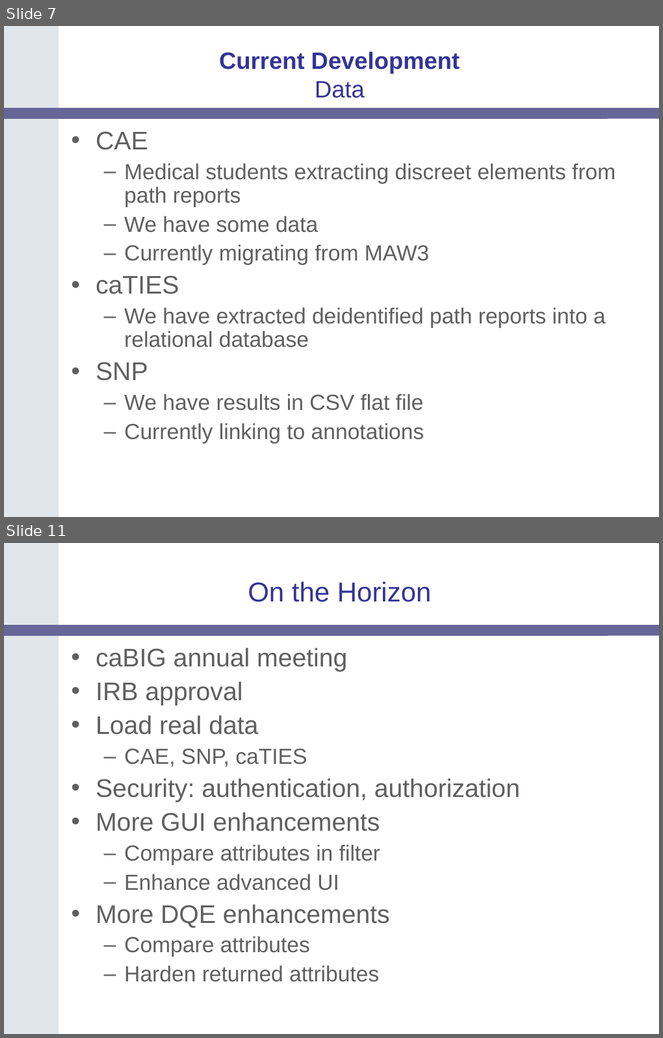
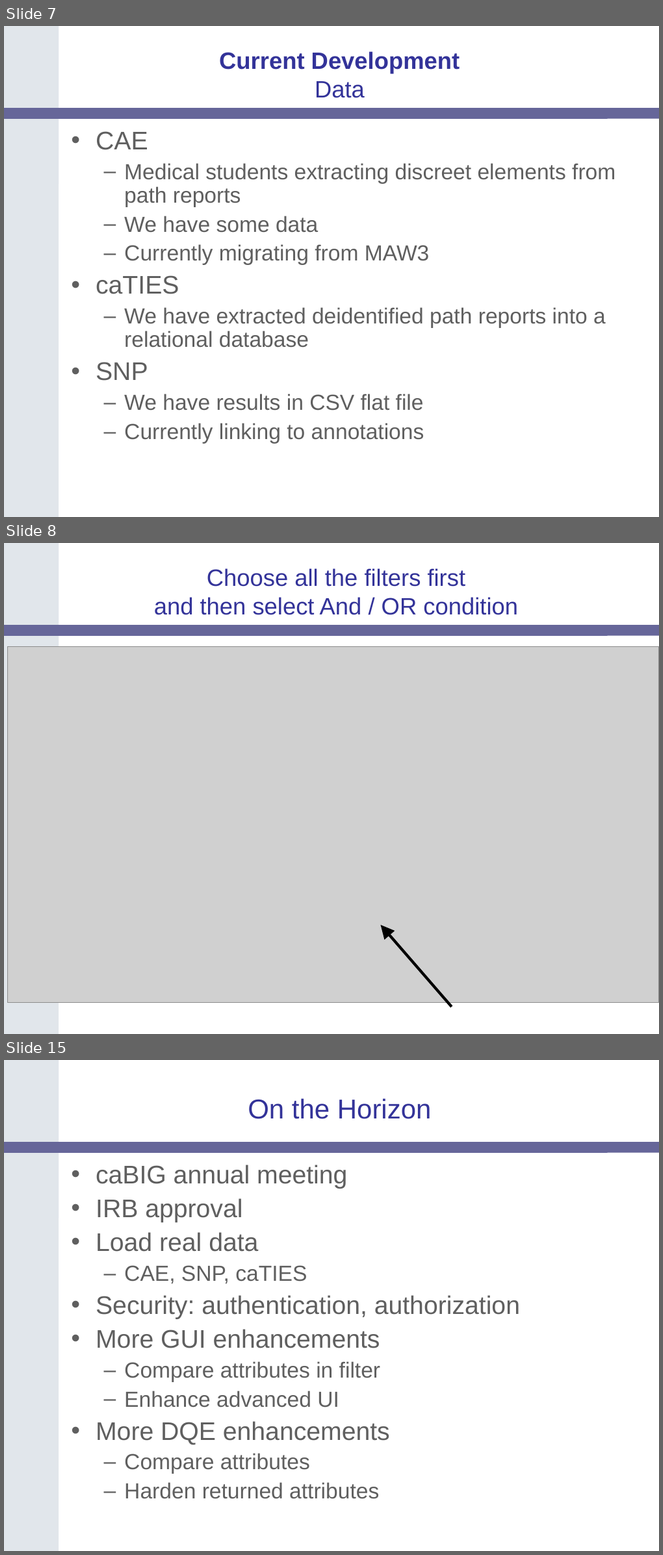
Before and after one commit to NCIP/catrip, a slide deck: catrip/documentation/presentations/translational_sig_2006_11_14/catrip_translational_sig_2007_01_09.ppt. Shown one above the other, each under a label of ours: slides 7 and 11 before the commit, slides 7, 8 and 15 after it; the slides between them are not shown. The pictures are 663x1038 and 663x1555 pixels, drawn with LibreOffice and Linux fonts; fonts in the diff are those of the drawing; grey boxes stand for pictures; background and template pictures are left out. Boxes give left, top, right and bottom in pixels: in the first picture for what was removed or moved away, otherwise in the second. Text is boxed around its words. In the diff, an @@ line names an element or a change of style, - is before the commit and + after.

Commit message:
added screenshots
SVN-Revision: 1352

```diff
--- a/catrip/documentation/presentations/translational_sig_2006_11_14/catrip_translational_sig_2007_01_09.ppt
+++ b/catrip/documentation/presentations/translational_sig_2006_11_14/catrip_translational_sig_2007_01_09.ppt
@@ slide 8 added at (4, 543, 659, 1034), background #FFFFFF; not listed: 2 template elements that a slide beside it also shows @@
@@ title added at (154, 568, 518, 615), 26 pt, text #333399 @@
+Choose all the filters first
+and then select And / OR condition
@@ picture added at (7, 646, 659, 1003) @@
@@ arrow added from (451, 1007) to (381, 925), #000000 3 pt @@
@@ what was slide 11 is now slide 15 @@
```
Also in this commit, not shown: 6 other slides added, 3 slides removed.
